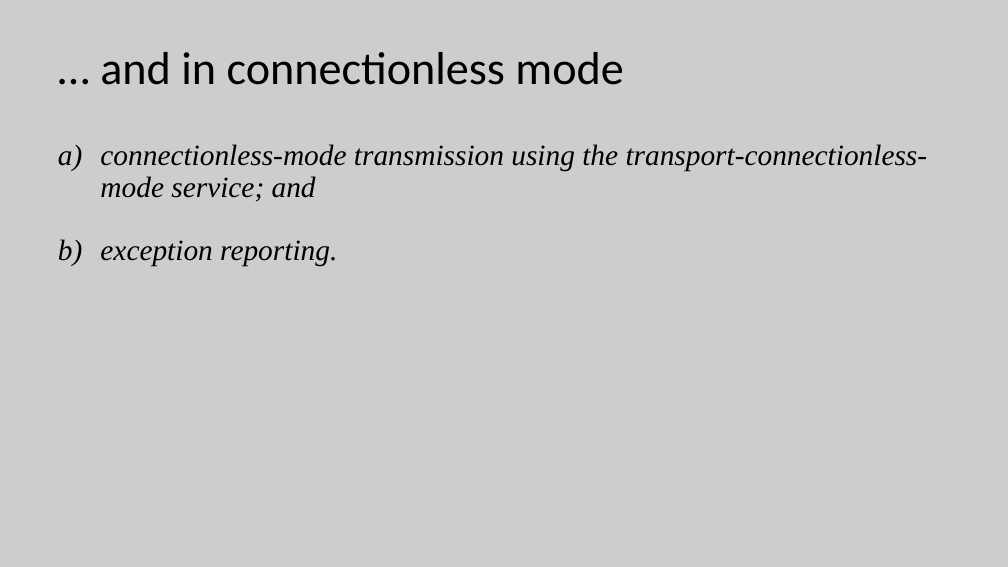
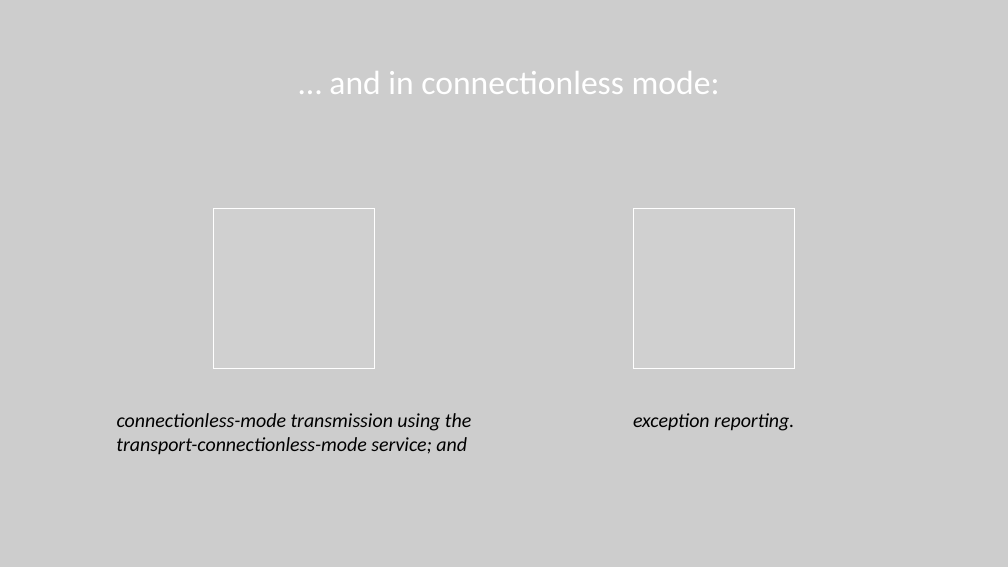
Before and after one commit to lukacassar/hw, a slide deck: slide 72 of CCE2414/1. Networking Foundations.pptx. Drawn at 1008x567 pixels with LibreOffice and Linux fonts; fonts in the diff are those of the drawing; grey boxes stand for pictures. Boxes give left, top, right and bottom in pixels: in the first picture for what was removed or moved away, otherwise in the second. Text is boxed around its words. In the diff, an @@ line names an element or a change of style, - is before the commit and + after.

```diff
--- a/CCE2414/1. Networking Foundations.pptx
+++ b/CCE2414/1. Networking Foundations.pptx
@@ title at <box>329,71,720,94</box>: text changed; size 44 to 32 pt; text colour #000000 to #FFFFFF @@
-… and in connectionless mode
+… and in connectionless mode:
@@ picture added at <box>214,208,375,369</box> @@
@@ picture added at <box>634,208,795,369</box> @@
@@ text at <box>100,240,337,266</box>: paragraph removed @@
-b) exception reporting.
@@ text "connectionless-mode transmission using the transport-connect ...": place and size @@
-text "connectionless-mode transmission using the transport-connect ..." at <box>100,144,928,266</box>
+text "connectionless-mode transmission using the transport-connect ..." at <box>116,413,471,455</box>
@@ text "connectionless-mode transmission using the transport-connect ..." at <box>116,413,471,455</box>: size 28 to 19 pt, font Times New Roman to Calibri; alignment left to centre; bullet a) to none; line spacing 0.9 to 1; more space between paragraphs @@
@@ text added at <box>633,413,794,431</box>, 19 pt, text #000000, italic @@
+exception reporting.
```
Also in this commit, not shown: 10 other slides changed, 5 slides added.
